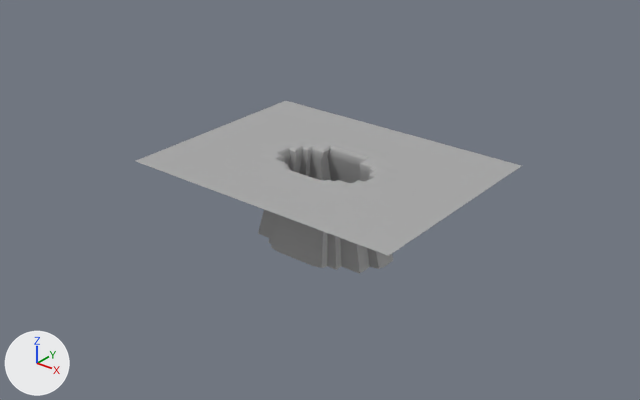
What one commit did to the FBX model 300/assets/Models/Level3_WIP.fbx.
Camera for both pictures: a camera (50 mm lens) standing at (409.0, -521.0, 288.0) and looking at (-5.0, -3.0, -33.0). Lighting does not change. The marker at lower left points along +X, +Y and +Z. Where no turn or scale is listed for an object, it has been applied to the vertices.
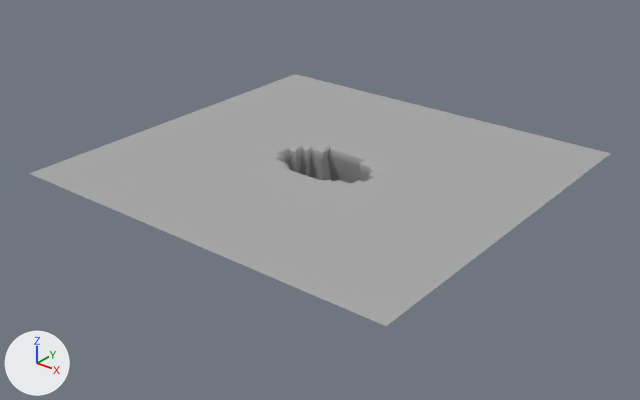
Commit message: (updated level3)

The change, as a diff of the scene's bpy script:
```diff
--- a/300/assets/Models/Level3_WIP.fbx.py
+++ b/300/assets/Models/Level3_WIP.fbx.py
@@ me_mesh @@
 # used by ob_pplane28; location = (0.0, 0.0, 0.0)
-me_mesh.from_pydata(...)  # 1893 vertices, 1812 faces; spans x -126.0..126.0, y -95.0..95.0, z -71.0..1.0
+me_mesh.from_pydata(...)  # 1893 vertices, 1812 faces; spans x -172.0..172.0, y -163.0..163.0, z -71.0..1.0
+# me_mesh part 1: 1486 of the vertices in x -126.0..126.0, y -95.0..95.0, z 0.0..1.0 are scaled about their middle by (1.37, 1.73, 0.77)
 me_mesh.materials.append(mat_standardsurface1)
```

Changed parts and their boxes (x1, y1, x2, y2) in the pictures (640 x 400 px; the box of a moved part takes in the faces that stretch with it):
'pPlane28', reshaped (51% wider, 45% taller)
    before: (136, 101, 521, 274)
    after: (29, 74, 611, 326)
part 1 of me_mesh, moved or reshaped
    before: (136, 101, 521, 256)
    after: (29, 74, 611, 326)
